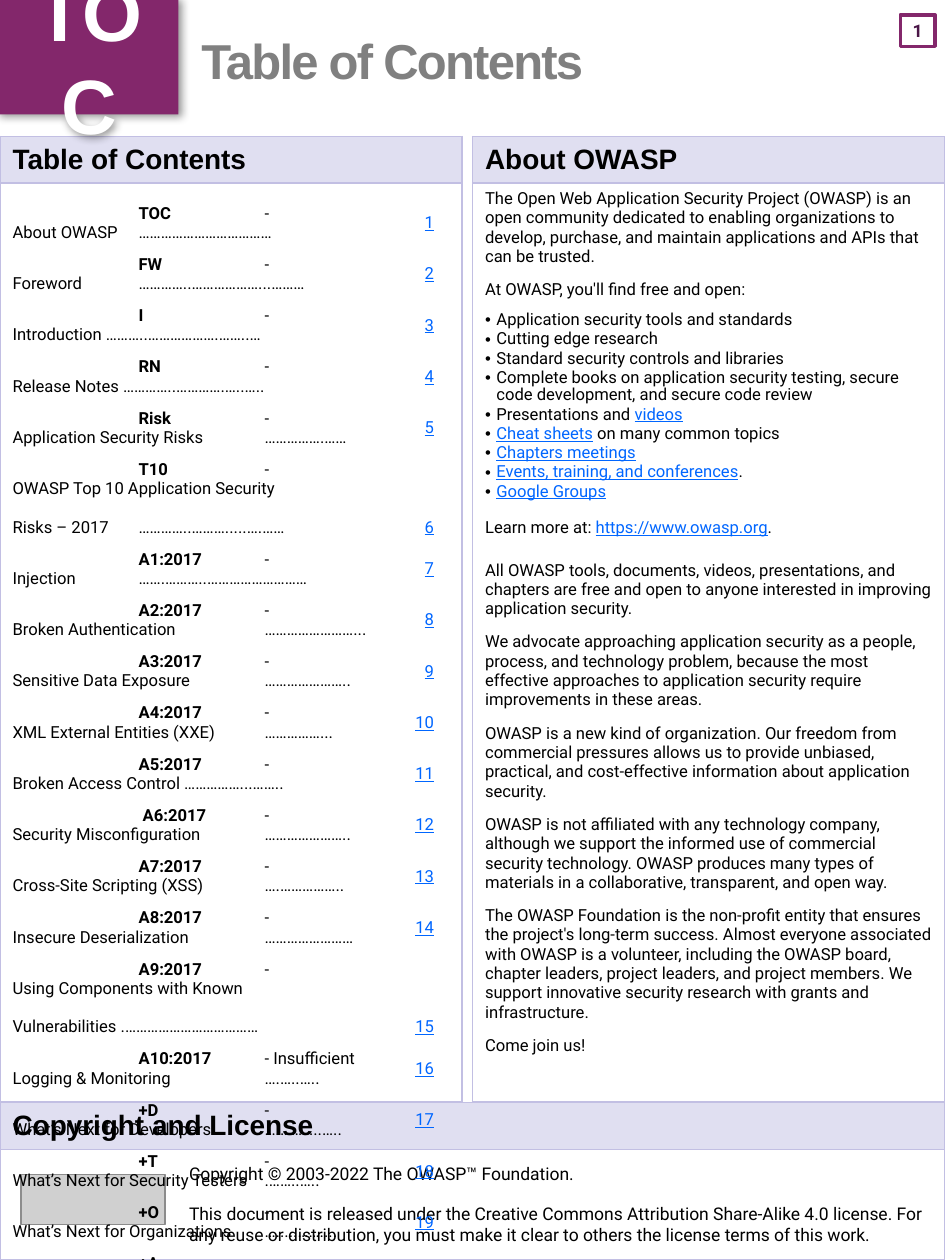
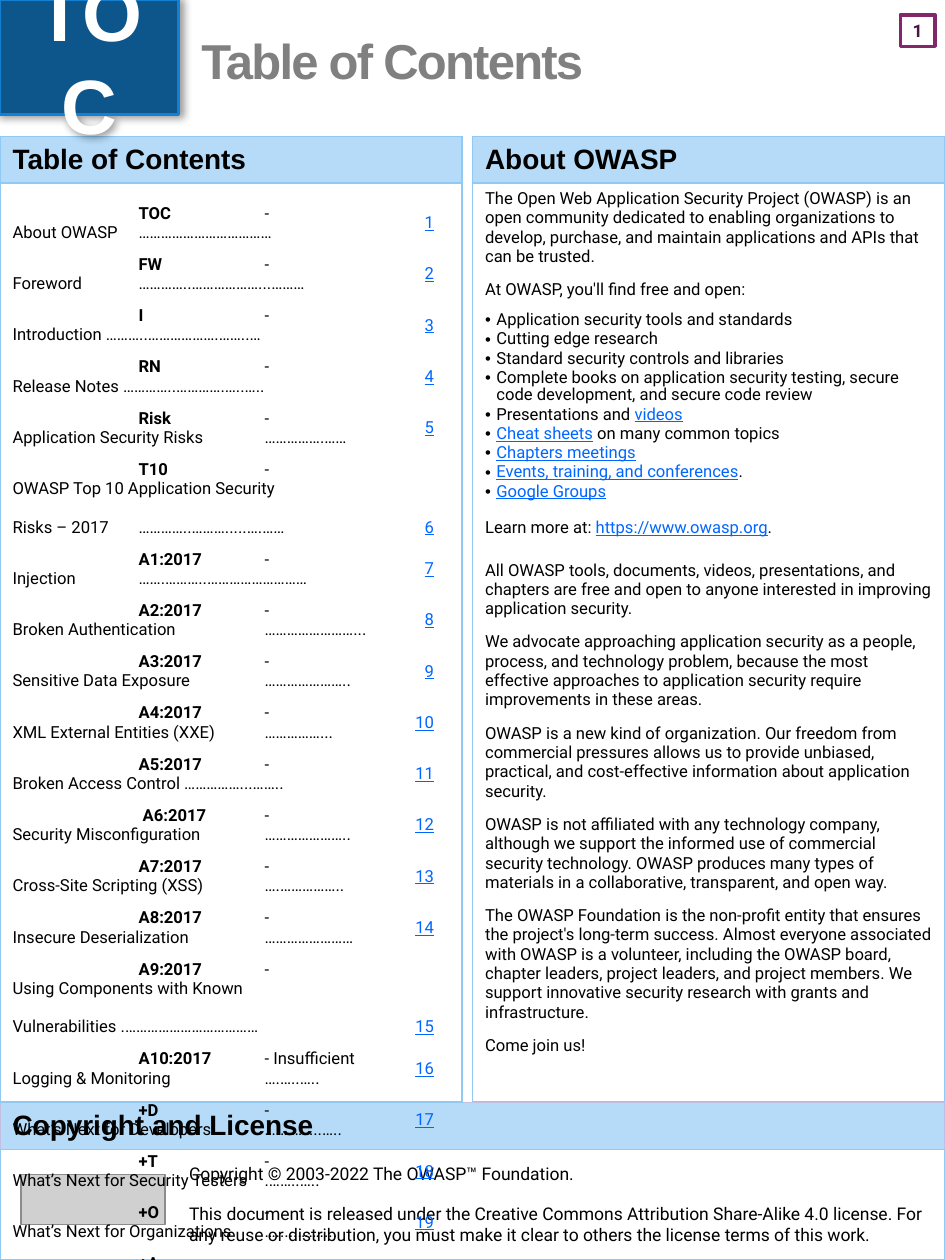
Before and after one commit to OWASP/Top10, a slide deck: slide 2 of 2021/docs/OWASP Top 10-2021 (en).pptx. Drawn at 945x1260 pixels with LibreOffice and Linux fonts; fonts in the diff are those of the drawing; grey boxes stand for pictures. Boxes give left, top, right and bottom in pixels: in the first picture for what was removed or moved away, otherwise in the second. Text is boxed around its words. In the diff, an @@ line names an element or a change of style, - is before the commit and + after.

```diff
--- a/2021/docs/OWASP Top 10-2021 (en).pptx
+++ b/2021/docs/OWASP Top 10-2021 (en).pptx
@@ text "TOC" at box(0, 0, 179, 115): fill #83276B to #0D558C; outline none to #1480D1 1.5 pt @@
@@ table at box(0, 136, 462, 1101) @@
@@ fill #E0DFF1 to #B5DBF8 in row 1, column 1 @@
@@ borders changed @@
@@ table at box(472, 136, 945, 1101) @@
@@ fill #E0DFF1 to #B5DBF8 in row 1, column 1 @@
@@ borders changed @@
@@ table at box(0, 1102, 945, 1260) @@
@@ fill #E0DFF1 to #B5DBF8 in row 1, column 1 @@
@@ borders changed @@
```
Also in this commit, not shown: 1 other slide changed, 1 slide added.
